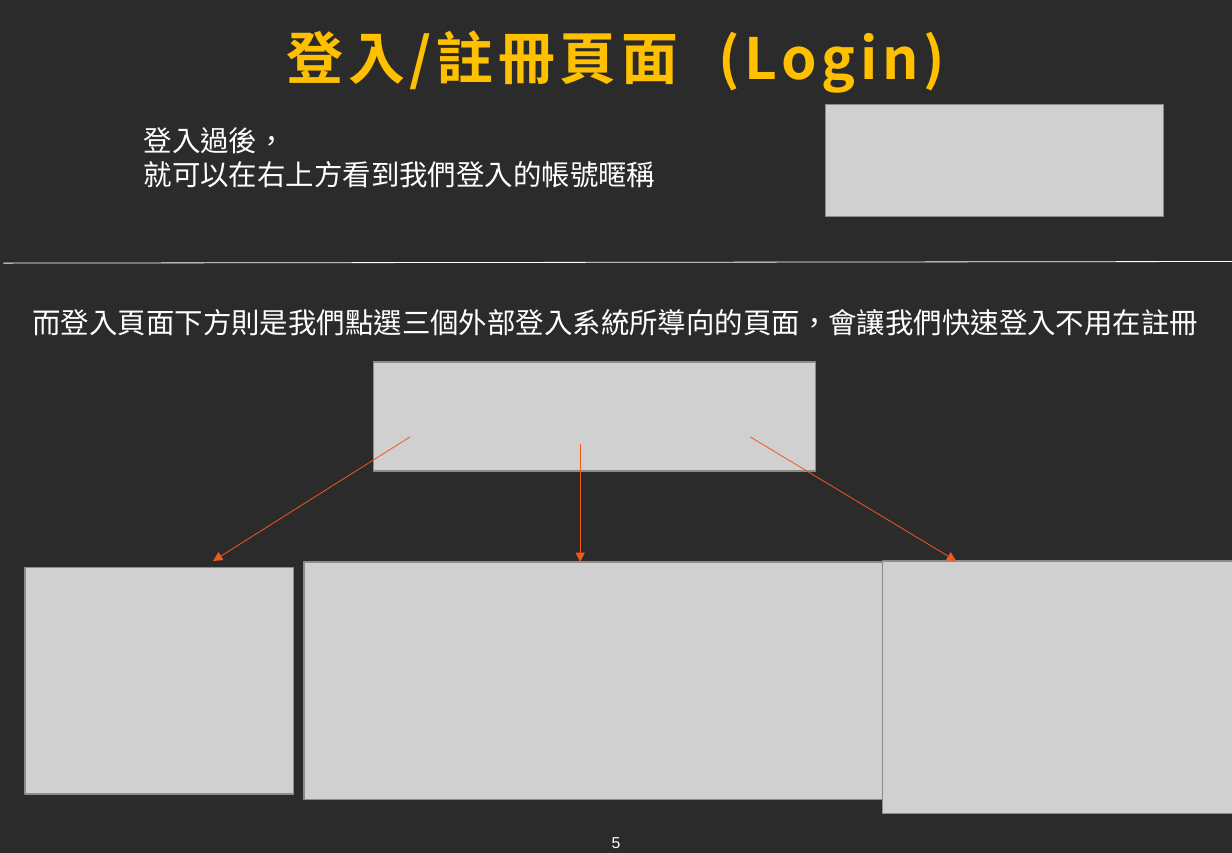
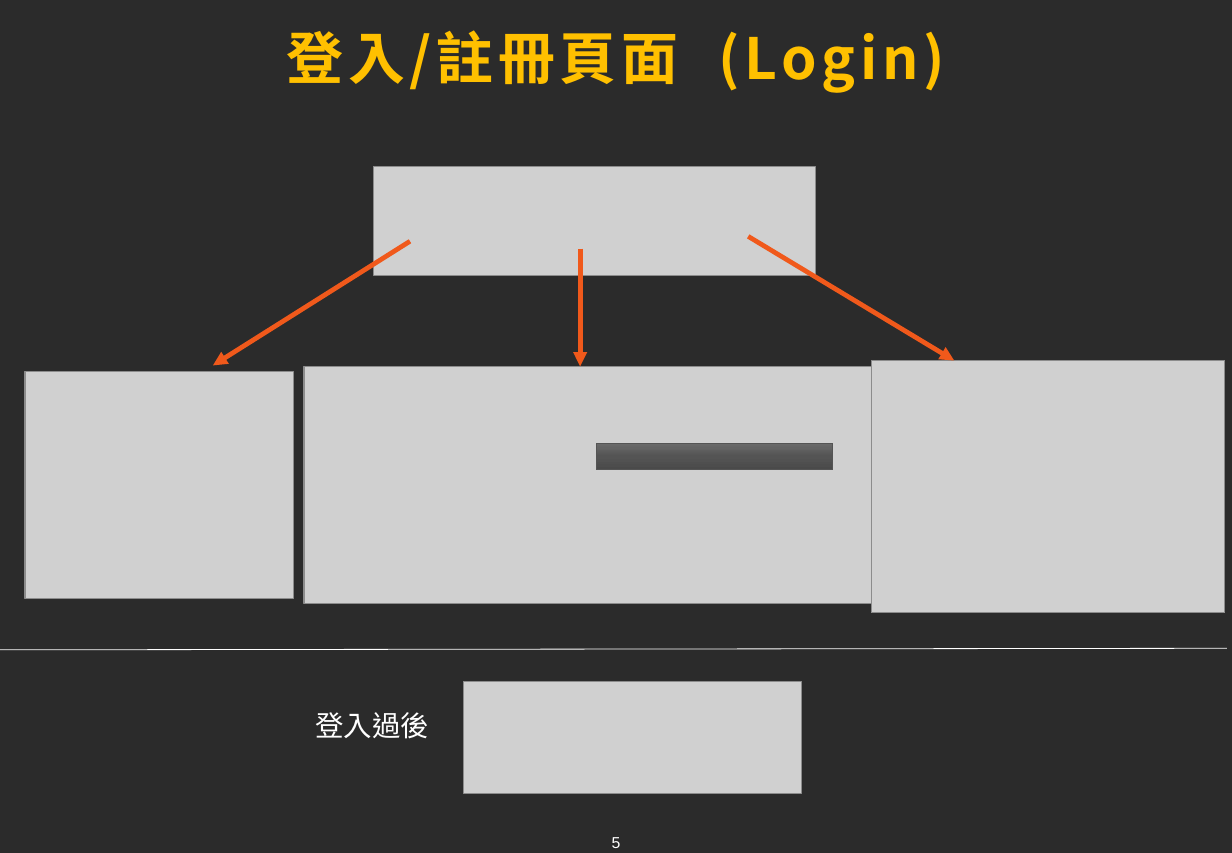
Before and after one commit to tim93009/FinalProject_GameForum, a slide deck: slide 5 of docs/ppt/xiong.pptx. Drawn at 1232x853 pixels with LibreOffice and Linux fonts; fonts in the diff are those of the drawing; grey boxes stand for pictures; background and template pictures are left out; a plain dark background stands for a picture behind light text. Boxes give left, top, right and bottom in pixels: in the first picture for what was removed or moved away, otherwise in the second. Text is boxed around its words. In the diff, an @@ line names an element or a change of style, - is before the commit and + after.

```diff
--- a/docs/ppt/xiong.pptx
+++ b/docs/ppt/xiong.pptx
@@ arrow moved from (751, 437) - (957, 561) to (749, 237) - (954, 361) @@
@@ arrow (749, 237) - (954, 361): stroke #F0591B 0.5 pt to #F0591B 3 pt @@
@@ arrow (411, 241) - (213, 365): stroke #F0591B 0.5 pt to #F0591B 3 pt @@
@@ 3 pictures, 2 arrows: place and size @@
-3 pictures, 2 arrows at bbox=[25, 362, 885, 800]
+3 pictures, 2 arrows at bbox=[25, 166, 885, 604]
@@ arrow (580, 249) - (580, 366): stroke #F0591B 0.5 pt to #F0591B 3 pt @@
@@ text removed at bbox=[32, 309, 1198, 336] @@
-而登入頁面下方則是我們點選三個外部登入系統所導向的頁面，會讓我們快速登入不用在註冊
@@ picture: place and size @@
-picture at bbox=[883, 561, 1232, 813]
+picture at bbox=[871, 361, 1225, 613]
@@ rectangle added at bbox=[596, 444, 833, 471], fill gradient #6B6B6B to #545454 to #4B4B4B, outline #545454 0.5 pt @@
@@ line moved from (3, 263) - (1232, 262) to (0, 650) - (1227, 648) @@
@@ picture: place and size @@
-picture at bbox=[826, 105, 1164, 217]
+picture at bbox=[464, 681, 802, 794]
@@ text at bbox=[315, 712, 429, 739]: text changed @@
-登入過後，
-就可以在右上方看到我們登入的帳號暱稱
+登入過後
```
Also in this commit, not shown: 4 other slides changed, 4 slides added, 2 other files.
